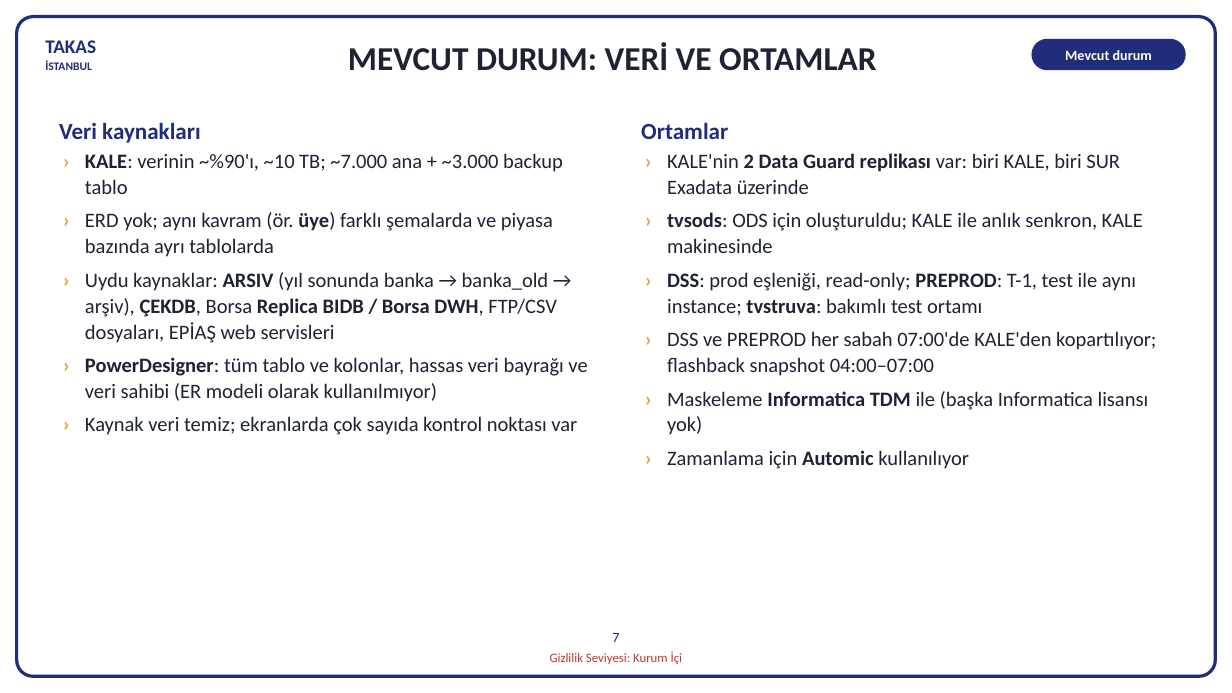
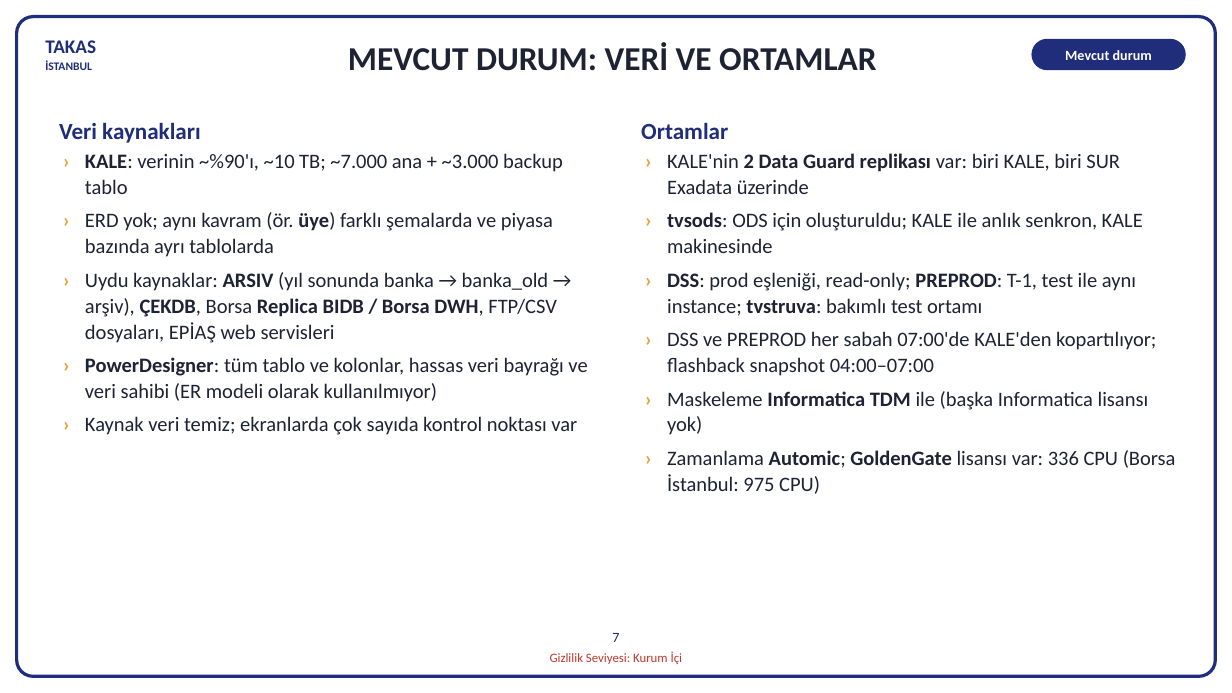
Before and after one commit to hanifidemirel0/Cursor-Projects, a slide deck: slide 7 of outputs/dwh-sunum-kasim-2026/5 - DWHSunum_Kasim2026.pptx. Drawn at 1232x693 pixels with LibreOffice and Linux fonts; fonts in the diff are those of the drawing. Boxes give left, top, right and bottom in pixels: in the first picture for what was removed or moved away, otherwise in the second. Text is boxed around its words. In the diff, an @@ line names an element or a change of style, - is before the commit and + after.

```diff
--- a/outputs/dwh-sunum-kasim-2026/5 - DWHSunum_Kasim2026.pptx
+++ b/outputs/dwh-sunum-kasim-2026/5 - DWHSunum_Kasim2026.pptx
@@ text at [667,450,1176,494]: text changed @@
-› Zamanlama için Automic kullanılıyor
+› Zamanlama Automic; GoldenGate lisansı var: 336 CPU (Borsa İstanbul: 975 CPU)
```
Also in this commit, not shown: 14 other slides changed, 3 other files.
